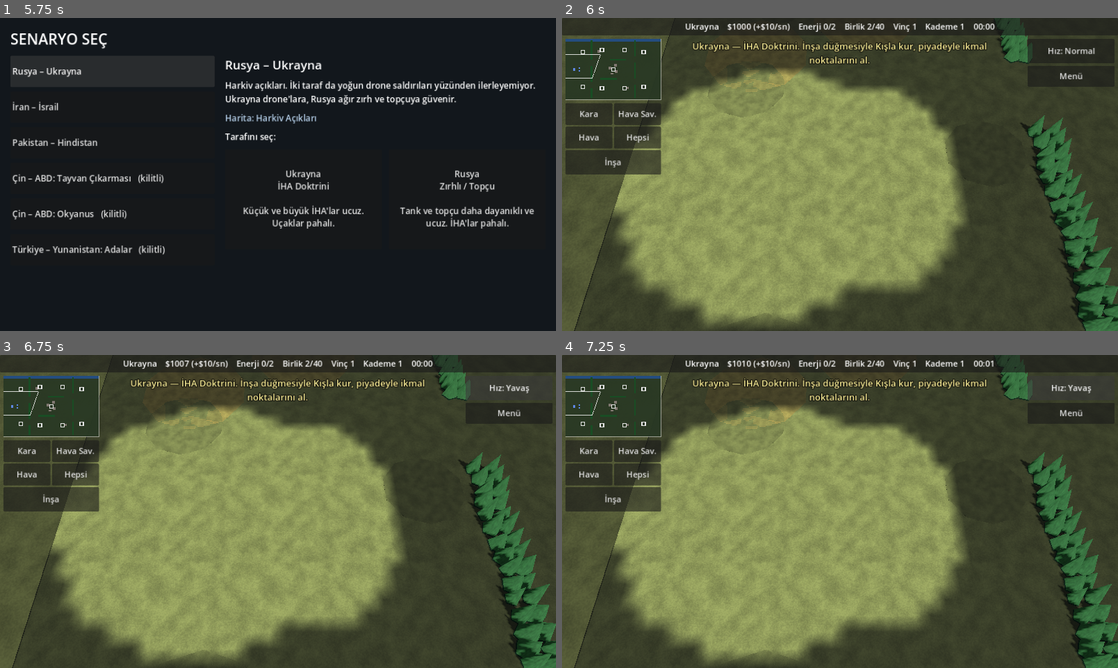
Above: before the commit, frames 1-4 (two rows, left to right).
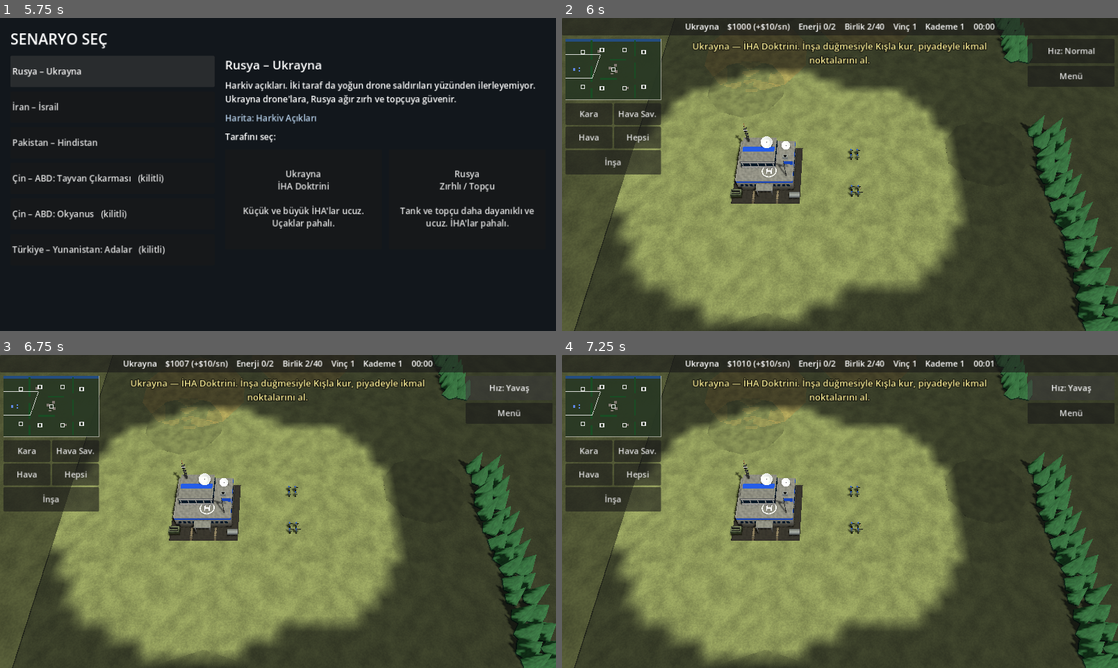
Above: after the commit, the same moments.

Repository: kadiyya/Generals_Game_1
Game: Godot game, scene res://scenes/menu.tscn
The game is run twice, just before and just after one commit, with the same random seed, the same clock (stepped at 60 frames per second) and the same inputs.
Inputs:
- Up to frame 1 (5.75 s): click "Rusya – Ukrayna" at 0.5 s; click "İran – İsrail" at 1.25 s; click "Pakistan – Hindistan" at 2 s; click "Çin – ABD: Tayvan Çıkarması (…" at 2.75 s; click "Çin – ABD: Okyanus (kilitli)" at 3.5 s; click "Türkiye – Yunanistan: Adalar …" at 4.25 s; click "Rusya – Ukrayna" at 5 s
- Up to frame 2 (6 s): click "Ukrayna İHA Doktrini Küçük ve…" at 5.75 s
- Up to frame 3 (6.75 s): click "Hız: Normal" at 6.5 s
- Up to frame 4 (7.25 s): no input

Frame 1 is identical in both runs. In frame 2, 2.6% of the frame differs, in the area x 30-55%, y 33-60%; in frame 3, 2.6%; in frame 4, 2.6%.
Error before the commit: Parse Error: Cannot infer the type of "bx" variable because the value doesn't have a set type. (res://scripts/aircraft.gd:172)

Commit message:
Fix type inference errors in the new models and build v0.5
The redesigned aircraft and building scripts used := on values whose type
Godot cannot infer, which stopped every script from compiling. Declare
those variables as float. Refresh README screenshots with the new models.

Co-Authored-By: Claude Opus 5.5 <noreply@anthropic.com>
Claude-Session: https://claude.ai/code/session_01PNftH19odcAmDo7ZEKyLSu

Diff:
--- a/scripts/aircraft.gd
+++ b/scripts/aircraft.gd
@@ -169,7 +169,7 @@
 			var a := nr * 1.05
 			var b := nr * 1.15
 			var y: float = -hh * p.get("iny", 0.55)
-			var bx := sp * sx
+			var bx: float = sp * sx
 			k.loft(skin, [
 				[Vector3(x - a, y - b, front - l * 0.04), Vector3(x + a, y - b, front - l * 0.04), Vector3(x + a, y + b, front), Vector3(x - a, y + b, front)],
 				[Vector3(bx - a, ny - b, l * 0.08), Vector3(bx + a, ny - b, l * 0.08), Vector3(bx + a, ny + b * 0.8, l * 0.08), Vector3(bx - a, ny + b * 0.8, l * 0.08)],
@@ -183,7 +183,7 @@
 		k.box("dark", Vector3(hw * 1.0, hh * 0.85, 0.01), Vector3(0, -hh * 0.92, 0.2 * l + 0.008))
 	elif intake == "side":
 		for sx in [-1.0, 1.0]:
-			var x := (hw * 0.9 + w * 0.12) * sx
+			var x: float = (hw * 0.9 + w * 0.12) * sx
 			var a := w * 0.12
 			k.loft(skin, [
 				[Vector3(x - a, -hh * 0.75, 0.21 * l), Vector3(x + a, -hh * 0.75, 0.19 * l), Vector3(x + a, hh * 0.45, 0.19 * l), Vector3(x - a, hh * 0.45, 0.21 * l)],
@@ -318,9 +318,9 @@
 		var lo: Array = []
 		var hi: Array = []
 		for q in pts:
-			var f := (q.x - x0) / maxf(x1 - x0, 0.001)
+			var f: float = (q.x - x0) / maxf(x1 - x0, 0.001)
 			var t := lerpf(t0, t1, f)
-			var yy := y + (q.x - x0) * dt
+			var yy: float = y + (q.x - x0) * dt
 			lo.append(Vector3(q.x * sx, yy - t * 0.4, q.y))
 			hi.append(Vector3(q.x * sx, yy + t * 0.6, q.y))
 		k.loft(s, [lo, hi])
--- a/scripts/buildings.gd
+++ b/scripts/buildings.gd
@@ -333,7 +333,7 @@
 			k.box("white", Vector3(0.18, 0.012, 0.7), Vector3(1.55 + i * 0.7, 0.068, 5.4 * sz))
 		k.box("white", Vector3(0.05, 0.012, 11.6), Vector3(2.6 + 1.5 * sz, 0.068, 0))
 		# kemerli hangar: ağzı piste bakar
-		var z := 2.6 * sz
+		var z: float = 2.6 * sz
 		var a: Array = []
 		var b: Array = []
 		for i in 9:
Binary file added: docs/ekran/binalar.png
Binary file changed: docs/ekran/catisma.png
Binary file changed: docs/ekran/modeller_hava.png
Not shown, changed: export_presets.cfg
